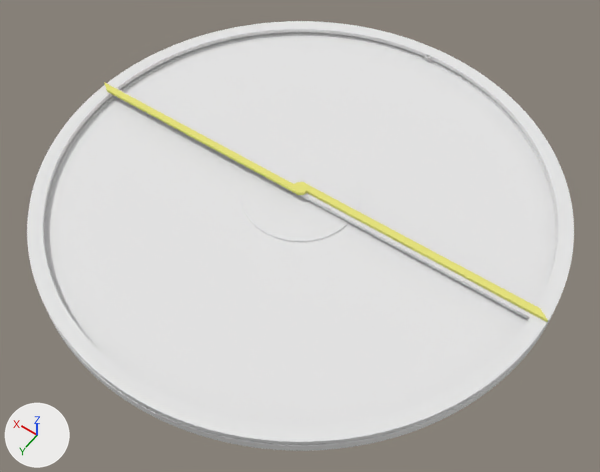
The Blender file useful/Equatorie2.blend, before and after one commit.
Both versions are drawn from a 50 mm camera at (-7.14, 10.02, 14.24) aimed at (-0.42, 0.61, -0.54). The axes (+X, +Y, +Z) are drawn at lower left. The lights are the same throughout.

In view in the first picture: 'Base', 'Epicycle', 'Plate', 'Pointer', 'Rim'.
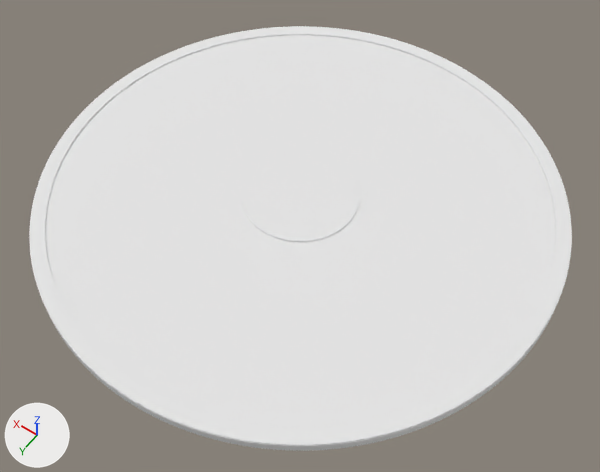
Location of each change, (x1, y1, x2, y2) in pixels of the pictures (600 x 472 px):
'Epicycle', hidden: before (27, 21, 574, 444)
'Pointer', hidden (yellow): before (104, 82, 548, 322)
'Rim', unchanged, uncovered by the edit: before (44, 32, 557, 445); after (30, 26, 572, 445)

The change, as a diff of the scene's bpy script:
```diff
--- a/useful/Equatorie2.blend.py
+++ b/useful/Equatorie2.blend.py
@@ ob_pointer @@
 ob_pointer.scale = (1.0, 1.0, 0.7)
+ob_pointer.hide_viewport = True
@@ ob_epicycle @@
 ob_epicycle.scale = (-5.86, -0.305, -0.0441)
+ob_epicycle.hide_viewport = True
```
